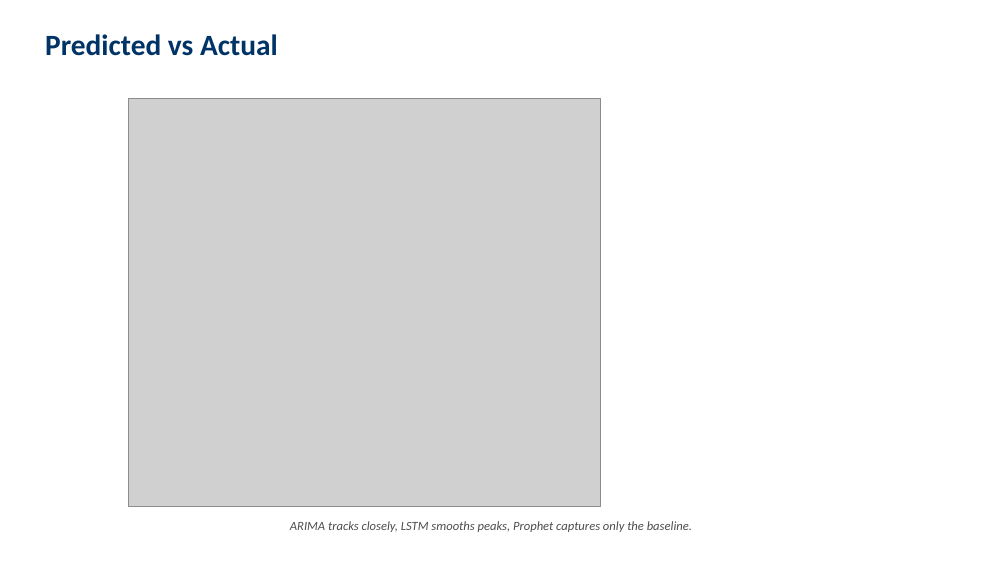
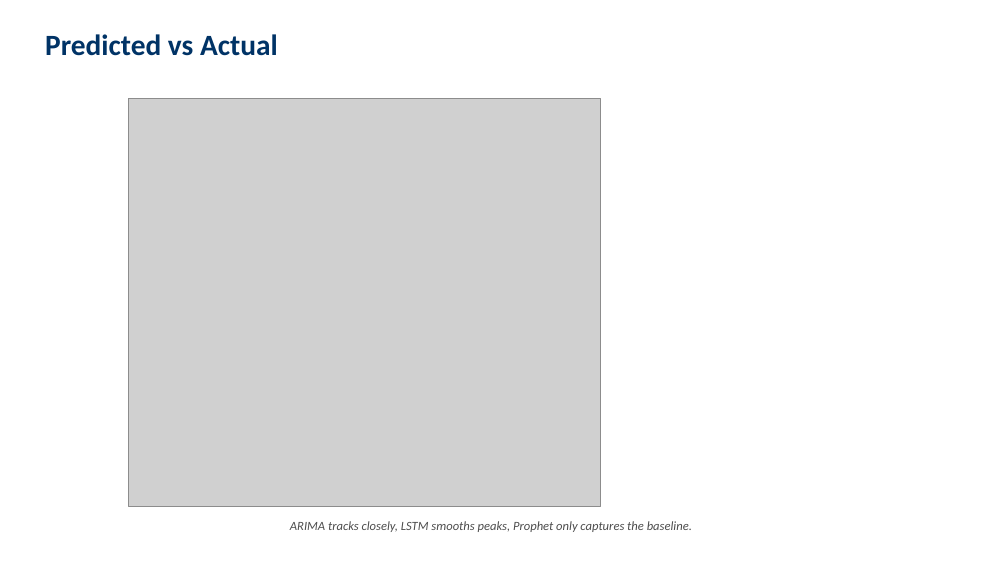
Before and after one commit to RsGoksel/refit-energy-forecasting, a slide deck: slide 12 of EBT629E_Project_Presentation.pptx (slide 11 before the commit). Drawn at 1008x567 pixels with LibreOffice and Linux fonts; fonts in the diff are those of the drawing; grey boxes stand for pictures. Boxes give left, top, right and bottom in pixels: in the first picture for what was removed or moved away, otherwise in the second. Text is boxed around its words. In the diff, an @@ line names an element or a change of style, - is before the commit and + after.

Commit message:
Add persistence baseline, Diebold-Mariano test, and cross-house validation
Major scientific update with three new analyses pushing methodological rigor:

1. Persistence baseline (y_hat[t] = y[t-1]) added as sanity check.
   - On House 2: R2 = 0.873 (vs ARIMA's 0.876, LSTM's 0.748, Prophet's 0.015)
   - Reveals that lag-1 autocorrelation dominates daily residential energy.

2. Diebold-Mariano test (Harvey-Leybourne-Newbold corrected) for statistical
   significance of forecast accuracy differences.
   - ARIMA vs Persistence: p=0.665 (NOT significant) - the apparent ARIMA win is noise
   - LSTM vs Persistence: p<0.001 (Persistence significantly better)
   - Prophet vs Persistence: p<0.001 (Persistence significantly better)
   - ARIMA vs LSTM/Prophet: p<0.001 (ARIMA significantly better)

3. Cross-house validation on Houses 1, 2, 5. Ranking is consistent on all three:
   Persistence ~ ARIMA > LSTM > Prophet, with Prophet often producing
   negative R2 (worse than predicting the mean).

Files changed:
- energy_forecasting.py: added run_persistence(), diebold_mariano_test(),
  4-model evaluation, cost interpretation output
- cross_house_validation.py: NEW, runs full pipeline on 3 houses
- regenerate_results_plots.py: NEW, refreshes plots from saved CSVs
- generate_final_report.py / _TR.py: added Sections 3.5 (Persistence),
  3.7 (DM test), 5.5 (DM results), 5.6 (Cross-house), 5.7 (Cost),
  rewrote Discussion and Conclusion to reflect the new findings
- generate_presentation.py: added 3 new slides (Persistence baseline,
  DM test, Cross-house), fixed Metrics slide caption, updated Discussion
  and Conclusion bullets
- README.md: added badges, TL;DR table, new Sections 5.1 (Persistence),
  8 (Significance + Cross-house), updated practical interpretation

Updated results:
- 20-page reports (EN + TR, was 17)
- 18-slide presentation (was 15)
- 12 figures including dm_test_plot.png and cross_house_comparison.png

```diff
--- a/EBT629E_Project_Presentation.pptx
+++ b/EBT629E_Project_Presentation.pptx
@@ text at [290, 521, 692, 532]: text changed @@
-ARIMA tracks closely, LSTM smooths peaks, Prophet captures only the baseline.
+ARIMA tracks closely, LSTM smooths peaks, Prophet only captures the baseline.
```
Also in this commit, not shown: 2 other slides changed, 5 slides added, 2 slides removed, 21 other files.
